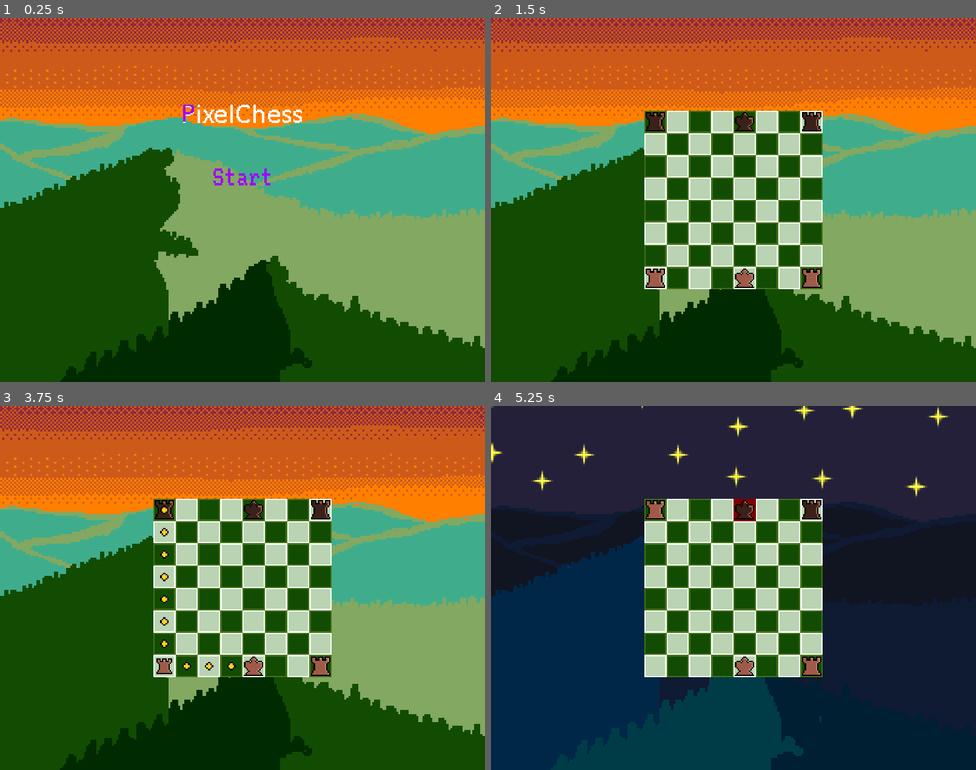
Above: before the commit, frames 1-4 (two rows, left to right).
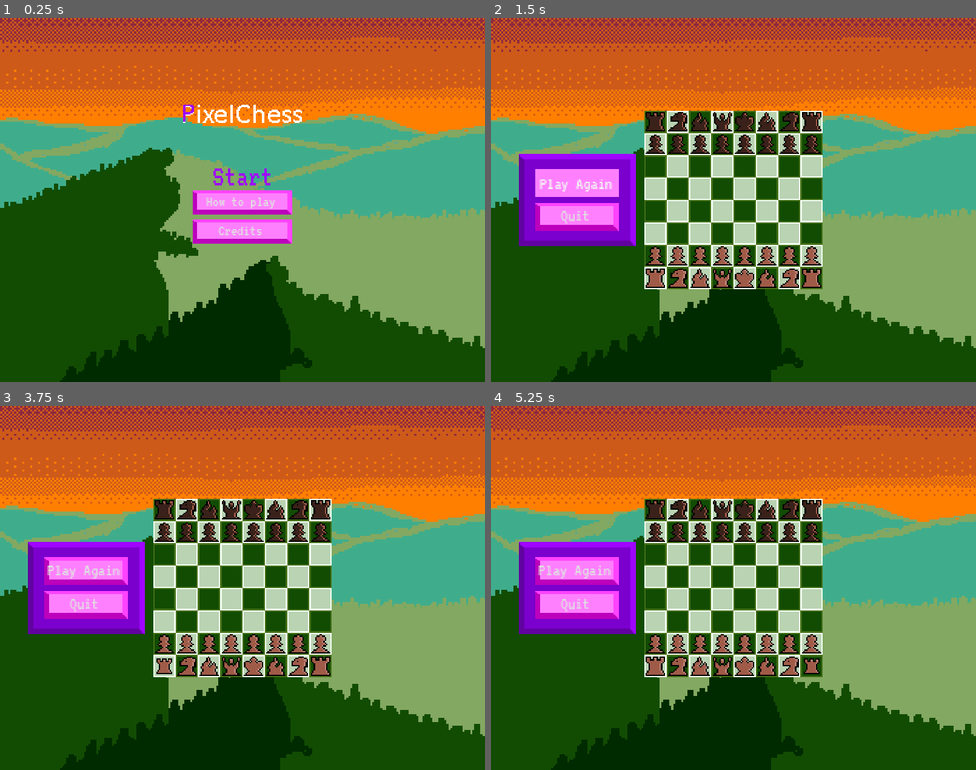
Above: after the commit, the same moments.

Repository: isaiahltupal/PixelChess
Game: Godot game, scene res://Scenes/main_menu.tscn
Two runs of this game, one before a commit and one after it. Both use one fixed random seed, a clock stepped at 60 frames per second and the inputs below.
Inputs (mouse positions are in pixels of both pictures, inside the frame that each line leads up to):
- Up to frame 1 (0.25 s): no input
- Up to frame 2 (1.5 s): click (733, 178) at 0.5 s; click (578, 181) at 1.25 s, where only the run after the commit has a clickable "Play Again"
- Up to frame 3 (3.75 s): click (87, 569) at 2 s, where only the run after the commit has a clickable "Play Again"; click (87, 569) at 2.75 s, where only the run after the commit has a clickable "Play Again"; tap Enter at 3.5 s; move the mouse to (164, 664) at 3.52 s; press the mouse at (164, 664) at 3.53 s
- Up to frame 4 (5.25 s): tap Space at 4.25 s; move the mouse to (655, 511) at 4.27 s; release the mouse at (655, 511) at 4.28 s; click (655, 511) at 4.35 s; tap Enter at 5 s; move the mouse to (811, 664) at 5.02 s; press the mouse at (811, 664) at 5.03 s

The runs differ from the first frame. In frame 1, 2.7% of the frame differs, in the area x 39-61%, y 47-62%; in frame 2, 9.4%; in frame 3, 9.6%; in frame 4, 86%, in the area x 0-100%, y 0-100%.

Commit message:
finished game
includes en passant
castling

Diff:
--- /dev/null
+++ b/Scenes/credits.tscn
@@ -0,0 +1,11 @@
+[gd_scene load_steps=2 format=3 uid="uid://b3rau0xx3cyph"]
+
+[ext_resource type="PackedScene" uid="uid://c01u34b3s3tl1" path="res://Scenes/howtoplay.tscn" id="1_foaun"]
+
+[node name="credits" instance=ExtResource("1_foaun")]
+
+[node name="Label" parent="Panel/VBoxContainer" index="0"]
+text = "Music, Art, and Programming by RedJassen"
+
+[node name="playAgainButton" parent="Panel/VBoxContainer" index="1"]
+visible = false
--- a/Scenes/game.tscn
+++ b/Scenes/game.tscn
@@ -1,13 +1,13 @@
-[gd_scene load_steps=5 format=3 uid="uid://duhmm8irl0dej"]
+[gd_scene load_steps=6 format=3 uid="uid://duhmm8irl0dej"]
 
 [ext_resource type="Script" path="res://Scenes/game.gd" id="1_aw7ge"]
 [ext_resource type="PackedScene" uid="uid://d2fnbqh7dhuyj" path="res://Scenes/board.tscn" id="1_j17sq"]
 [ext_resource type="AudioStream" uid="uid://bcvg2ttk5p60s" path="res://Assets/audio/pixelchess.wav" id="3_3ijkr"]
 [ext_resource type="PackedScene" uid="uid://dys15tnkq8gnu" path="res://Scenes/background.tscn" id="4_k2d1f"]
+[ext_resource type="PackedScene" uid="uid://dabu7etvvd6bf" path="res://Scenes/hud.tscn" id="5_spm1k"]
 
 [node name="Game" type="Node2D"]
 script = ExtResource("1_aw7ge")
-debugMode = true
 
 [node name="Background" parent="." instance=ExtResource("4_k2d1f")]
 unique_name_in_owner = true
@@ -24,4 +24,10 @@
 stream = ExtResource("3_3ijkr")
 autoplay = true
 
+[node name="HUD" parent="." instance=ExtResource("5_spm1k")]
+offset_left = -48.0
+offset_top = 64.0
+offset_right = -48.0
+offset_bottom = 64.0
+
 [connection signal="ready" from="board" to="." method="_on_board_ready"]
--- /dev/null
+++ b/Scenes/howtoplay.tscn
@@ -0,0 +1,38 @@
+[gd_scene load_steps=4 format=3 uid="uid://c01u34b3s3tl1"]
+
+[ext_resource type="PackedScene" uid="uid://dabu7etvvd6bf" path="res://Scenes/hud.tscn" id="1_dlqer"]
+[ext_resource type="Theme" uid="uid://c0q0w54400a2w" path="res://resources/theme.tres" id="2_udshp"]
+[ext_resource type="AudioStream" uid="uid://brx6rjti6dhpc" path="res://Assets/audio/main menu.wav" id="3_x3py7"]
+
+[node name="how to play" instance=ExtResource("1_dlqer")]
+
+[node name="Panel" parent="." index="0"]
+offset_left = -304.0
+offset_top = -212.0
+offset_right = 300.0
+offset_bottom = 135.0
+
+[node name="Label" type="Label" parent="Panel/VBoxContainer" index="0"]
+layout_mode = 2
+theme = ExtResource("2_udshp")
+theme_override_font_sizes/font_size = 23
+text = "how to play:
+Drag Pieces on valid tiles
+Sunrise background means it is white's turn
+Night background means it is black's turn
+"
+
+[node name="playAgainButton" parent="Panel/VBoxContainer" index="1"]
+size_flags_horizontal = 4
+theme_override_font_sizes/font_size = 24
+text = "Play"
+
+[node name="quitButton" parent="Panel/VBoxContainer" index="2"]
+size_flags_horizontal = 4
+theme_override_font_sizes/font_size = 24
+text = "Return to main menu"
+
+[node name="AudioStreamPlayer2D" type="AudioStreamPlayer2D" parent="." index="1"]
+unique_name_in_owner = true
+stream = ExtResource("3_x3py7")
+autoplay = true
--- /dev/null
+++ b/Scenes/hud.tscn
@@ -0,0 +1,68 @@
+[gd_scene load_steps=5 format=3 uid="uid://dabu7etvvd6bf"]
+
+[ext_resource type="Script" path="res://hud.gd" id="1_87yb6"]
+[ext_resource type="Texture2D" uid="uid://dox2fl460gv13" path="res://ui elements.png" id="2_ae81x"]
+[ext_resource type="Theme" uid="uid://c0q0w54400a2w" path="res://resources/theme.tres" id="3_clflv"]
+
+[sub_resource type="StyleBoxTexture" id="StyleBoxTexture_jston"]
+texture = ExtResource("2_ae81x")
+texture_margin_left = 4.0
+texture_margin_top = 4.0
+texture_margin_right = 4.0
+texture_margin_bottom = 4.0
+region_rect = Rect2(6, 80, 104, 72)
+
+[node name="HUD" type="Control"]
+layout_mode = 3
+anchors_preset = 15
+anchor_right = 1.0
+anchor_bottom = 1.0
+grow_horizontal = 2
+grow_vertical = 2
+script = ExtResource("1_87yb6")
+
+[node name="Panel" type="Panel" parent="."]
+layout_mode = 1
+anchors_preset = 8
+anchor_left = 0.5
+anchor_top = 0.5
+anchor_right = 0.5
+anchor_bottom = 0.5
+offset_left = -42.0
+offset_top = -33.0
+offset_right = 42.0
+offset_bottom = 33.0
+grow_horizontal = 2
+grow_vertical = 2
+size_flags_horizontal = 4
+size_flags_vertical = 4
+theme_override_styles/panel = SubResource("StyleBoxTexture_jston")
+
+[node name="VBoxContainer" type="VBoxContainer" parent="Panel"]
+layout_mode = 1
+anchors_preset = 8
+anchor_left = 0.5
+anchor_top = 0.5
+anchor_right = 0.5
+anchor_bottom = 0.5
+offset_left = -30.0
+offset_top = -22.0
+offset_right = 30.0
+offset_bottom = 22.0
+grow_horizontal = 2
+grow_vertical = 2
+
+[node name="playAgainButton" type="Button" parent="Panel/VBoxContainer"]
+unique_name_in_owner = true
+layout_mode = 2
+theme = ExtResource("3_clflv")
+text = "Play Again"
+
+[node name="quitButton" type="Button" parent="Panel/VBoxContainer"]
+unique_name_in_owner = true
+layout_mode = 2
+theme = ExtResource("3_clflv")
+text = "Quit"
+
+[connection signal="pressed" from="Panel/VBoxContainer/playAgainButton" to="." method="_on_play_again_button_pressed"]
+[connection signal="pressed" from="Panel/VBoxContainer/quitButton" to="." method="_on_quit_button_pressed"]
--- a/Scenes/main_menu.gd
+++ b/Scenes/main_menu.gd
@@ -13,5 +13,16 @@
 func startGame() ->void:
 	var packed_game:PackedScene = preload("res://Scenes/game.tscn")
 	get_tree().change_scene_to_packed(packed_game)
+
 func _on_startbutton_pressed() -> void:
 	startGame()
+
+
+func _on_how_to_play_button_pressed() -> void:
+	var packed_game:PackedScene = preload("res://Scenes/howtoplay.tscn")
+	get_tree().change_scene_to_packed(packed_game)
+
+
+func _on_credits_pressed() -> void:
+	var packed_game:PackedScene = preload("res://Scenes/credits.tscn")
+	get_tree().change_scene_to_packed(packed_game)
--- a/Scenes/main_menu.tscn
+++ b/Scenes/main_menu.tscn
@@ -1,9 +1,11 @@
-[gd_scene load_steps=8 format=3 uid="uid://caee8rf0tuxe4"]
+[gd_scene load_steps=10 format=3 uid="uid://caee8rf0tuxe4"]
 
 [ext_resource type="Script" path="res://Scenes/main_menu.gd" id="1_4d350"]
 [ext_resource type="Texture2D" uid="uid://cj17opkk11mtv" path="res://Assets/valid/Logos/background.png" id="1_ey8mj"]
 [ext_resource type="PackedScene" uid="uid://dys15tnkq8gnu" path="res://Scenes/background.tscn" id="1_labvj"]
 [ext_resource type="Texture2D" uid="uid://dox2fl460gv13" path="res://ui elements.png" id="3_mlnsk"]
+[ext_resource type="Theme" uid="uid://c0q0w54400a2w" path="res://resources/theme.tres" id="5_bnqp7"]
+[ext_resource type="AudioStream" uid="uid://brx6rjti6dhpc" path="res://Assets/audio/main menu.wav" id="6_d5emt"]
 
 [sub_resource type="AtlasTexture" id="AtlasTexture_72cfa"]
 atlas = ExtResource("3_mlnsk")
@@ -54,14 +56,28 @@
 grow_horizontal = 2
 grow_vertical = 2
 
-[node name="HBoxContainer" type="HBoxContainer" parent="VBoxContainer"]
-layout_mode = 2
-alignment = 1
-
-[node name="startbutton" type="TextureButton" parent="VBoxContainer/HBoxContainer"]
+[node name="startbutton" type="TextureButton" parent="VBoxContainer"]
 unique_name_in_owner = true
 layout_mode = 2
+size_flags_horizontal = 4
 texture_normal = SubResource("AtlasTexture_6w8b2")
 texture_hover = SubResource("AtlasTexture_d01wb")
 
-[connection signal="pressed" from="VBoxContainer/HBoxContainer/startbutton" to="." method="_on_startbutton_pressed"]
+[node name="howToPlayButton" type="Button" parent="VBoxContainer"]
+layout_mode = 2
+theme = ExtResource("5_bnqp7")
+text = "How to play"
+
+[node name="Credits" type="Button" parent="VBoxContainer"]
+layout_mode = 2
+theme = ExtResource("5_bnqp7")
+text = "Credits"
+
+[node name="AudioStreamPlayer2D" type="AudioStreamPlayer2D" parent="."]
+unique_name_in_owner = true
+stream = ExtResource("6_d5emt")
+autoplay = true
+
+[connection signal="pressed" from="VBoxContainer/startbutton" to="." method="_on_startbutton_pressed"]
+[connection signal="pressed" from="VBoxContainer/howToPlayButton" to="." method="_on_how_to_play_button_pressed"]
+[connection signal="pressed" from="VBoxContainer/Credits" to="." method="_on_credits_pressed"]
--- /dev/null
+++ b/hud.gd
@@ -0,0 +1,20 @@
+extends Control
+
+
+# Called when the node enters the scene tree for the first time.
+func _ready() -> void:
+	pass # Replace with function body.
+
+
+# Called every frame. 'delta' is the elapsed time since the previous frame.
+func _process(delta: float) -> void:
+	pass
+
+
+func _on_play_again_button_pressed() -> void:
+	var packed_game:PackedScene = load("res://Scenes/game.tscn")
+	get_tree().change_scene_to_packed(packed_game)
+
+func _on_quit_button_pressed() -> void:
+	var packed_game:PackedScene = load("res://Scenes/main_menu.tscn")
+	get_tree().change_scene_to_packed(packed_game)
Not shown, added: Assets/audio/main menu.wav.import
Not shown, changed: export_presets.cfg
Binary file added: pixelchess logo.png
Not shown, added: Assets/audio/main menu.wav
Not shown, added: pixelchess logo.pdn
